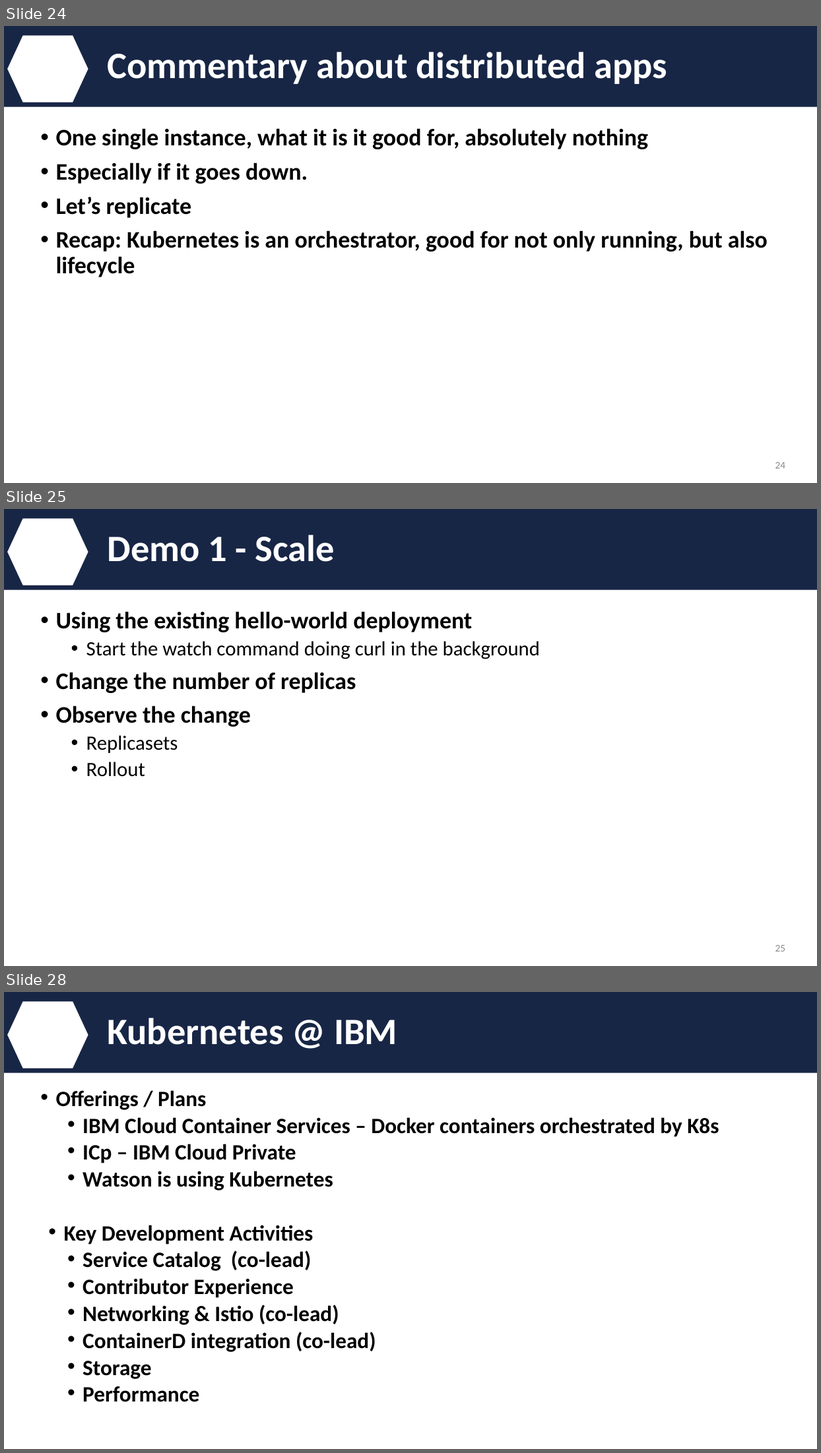
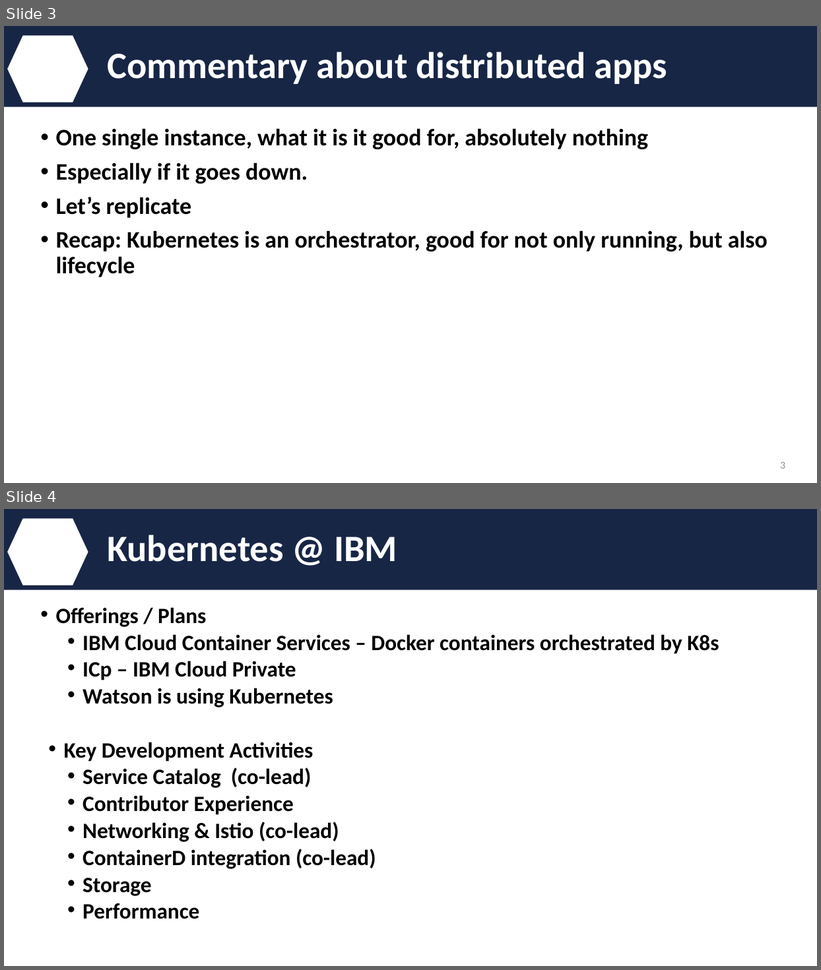
Before and after one commit to IBM/kube101, a slide deck: presentation/meetup.pptx. Shown one above the other, each under a label of ours: slides 24, 25 and 28 before the commit, slides 3 and 4 after it; the slides between them are not shown. The pictures are 821x1453 and 821x970 pixels, drawn with LibreOffice and Linux fonts; fonts in the diff are those of the drawing; background and template pictures are left out. Boxes give left, top, right and bottom in pixels: in the first picture for what was removed or moved away, otherwise in the second. Text is boxed around its words. In the diff, an @@ line names an element or a change of style, - is before the commit and + after.

```diff
--- a/presentation/meetup.pptx
+++ b/presentation/meetup.pptx
@@ slide 25 removed at box(4, 509, 817, 966), background #FFFFFF; not listed: 2 template elements that a slide beside it also shows @@
@@ title removed at box(107, 535, 335, 562) @@
-Demo 1 - Scale
@@ text removed at box(56, 611, 540, 777) @@
-• Using the existing hello-world deployment
-  • Start the watch command doing curl in the background
-• Change the number of replicas
-• Observe the change
-  • Replicasets
-  • Rollout
@@ page number removed at box(776, 945, 786, 952) @@
-25
@@ what was slide 24 is now slide 3 @@
@@ page number at box(780, 462, 785, 469): text changed @@
-24
+3
@@ what was slide 28 is now slide 4 @@
```
Also in this commit, not shown: 3 slides changed, 23 other slides removed, 1 other file.
